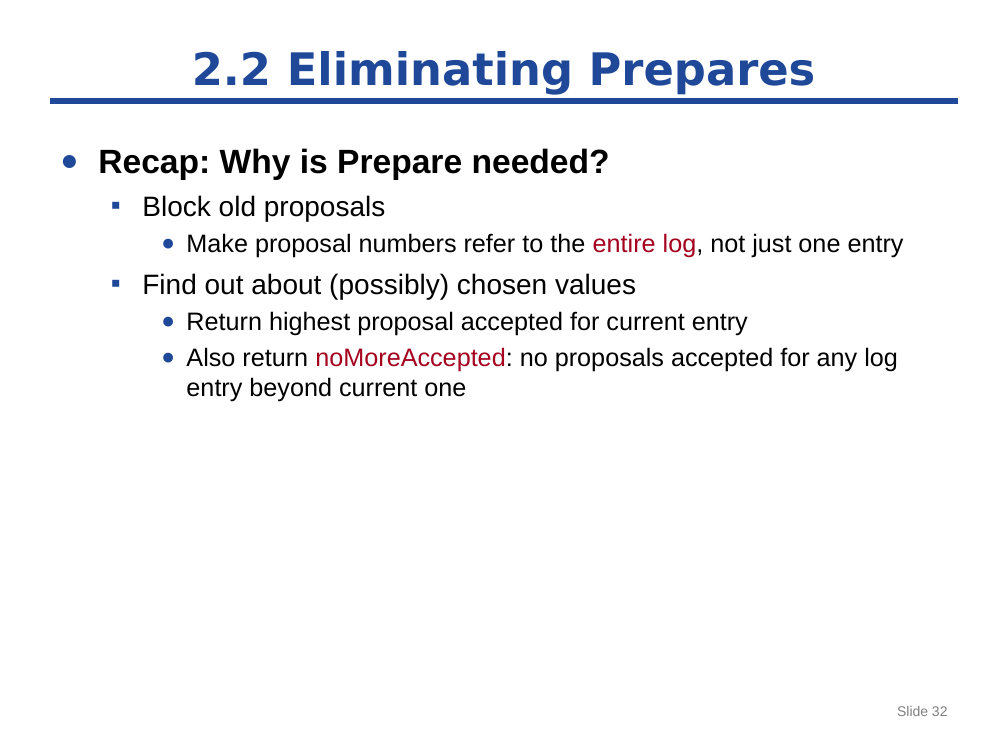
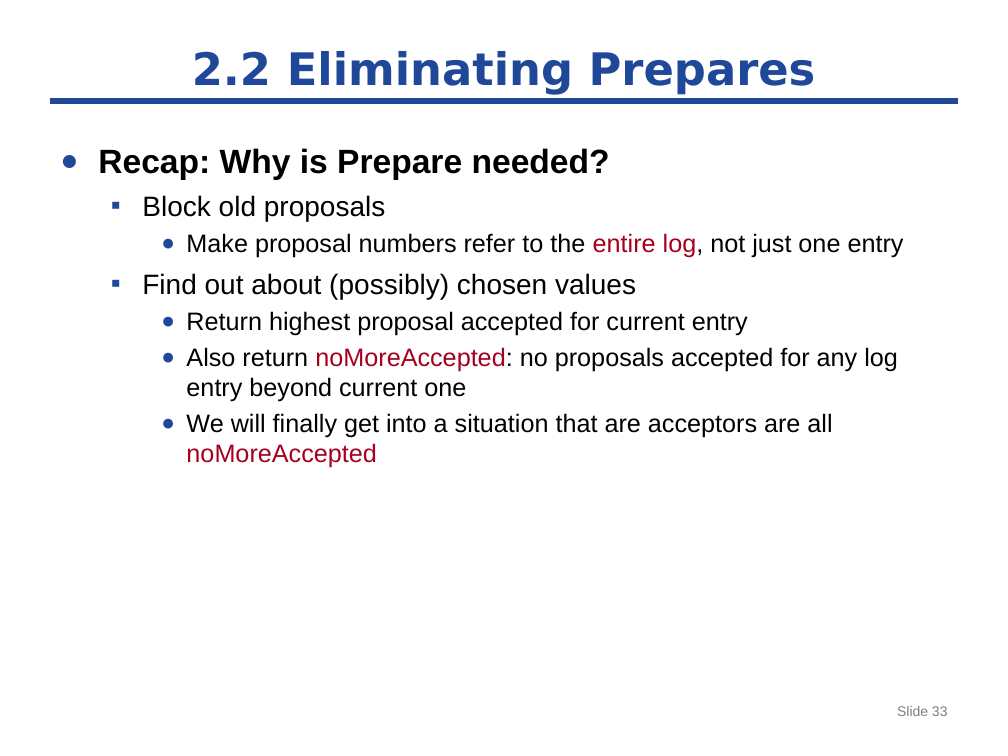
Before and after one commit to byshen/cse291_dependable_system, a slide deck: slide 33 of paxos/paxos-291.pptx (slide 32 before the commit). Drawn at 1008x756 pixels with LibreOffice and Linux fonts; fonts in the diff are those of the drawing. Boxes give left, top, right and bottom in pixels: in the first picture for what was removed or moved away, otherwise in the second. Text is boxed around its words. In the diff, an @@ line names an element or a change of style, - is before the commit and + after.

```diff
--- a/paxos/paxos-291.pptx
+++ b/paxos/paxos-291.pptx
@@ text at (186, 413, 832, 468): paragraph added @@
+    ● We will finally get into a situation that are acceptors are all noMoreAccepted
@@ page number at (897, 706, 948, 716): text changed @@
-Slide 32
+Slide 33
```
Also in this commit, not shown: 7 other slides changed, 5 slides added.
